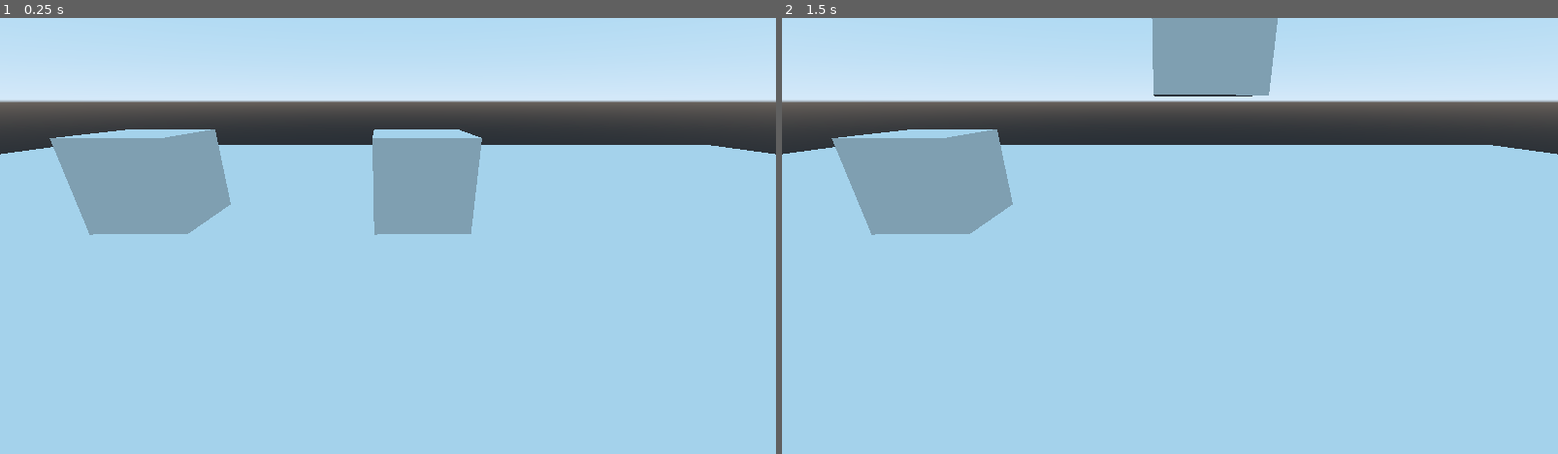
Above: before the commit, frames 1-2 (left to right).
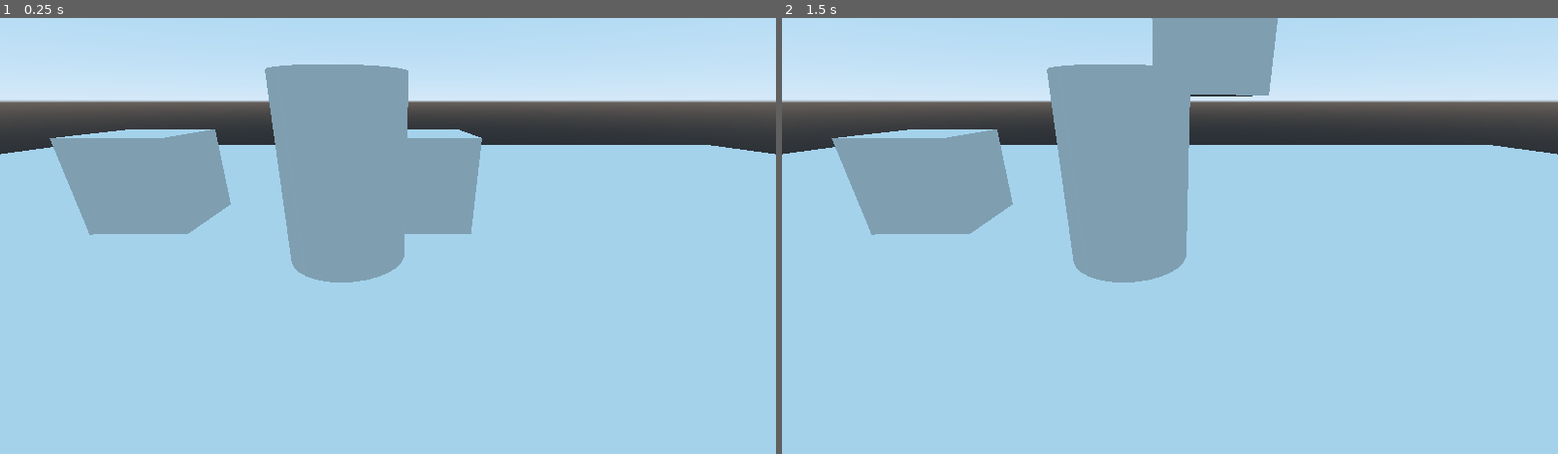
Above: after the commit, the same moments.

Repository: liro-u/epic_game_jam_2022
Game: Godot game, scene res://world/world.tscn
The game is run twice, just before and just after one commit, with the same random seed, the same clock (stepped at 60 frames per second) and the same inputs. This scene is started directly instead of the project's main scene.
Inputs (mouse positions are in pixels of both pictures, inside the frame that each line leads up to):
- Up to frame 1 (0.25 s): no input
- Up to frame 2 (1.5 s): tap Enter at 0.5 s; move the mouse to (1340, 214) at 0.52 s; hold C (action_change_world) 0.53-1.25 s; click (1340, 214) at 0.67 s; tap E (action_interact, bound only after the commit) at 0.8 s; tap Space at 1.25 s; drag from (1014, 257) to (1131, 323) at 1.27 s

The runs differ from the first frame. In frame 1, 7.0% of the frame differs, in the area x 34-53%, y 10-61%; in frame 2, 7.7%.

Commit message:
pnj dialog basic

Diff:
--- a/project.godot
+++ b/project.godot
@@ -160,7 +160,12 @@
 
 action_change_world={
 "deadzone": 0.5,
-"events": [ Object(InputEventKey,"resource_local_to_scene":false,"resource_name":"","device":0,"alt":false,"shift":false,"control":false,"meta":false,"command":false,"pressed":false,"scancode":0,"physical_scancode":67,"unicode":0,"echo":false,"script":null)
+"events": [ Object(InputEventKey,"resource_local_to_scene":false,"resource_name":"","device":0,"alt":false,"shift":false,"control":false,"meta":false,"command":false,"pressed":false,"scancode":67,"physical_scancode":0,"unicode":0,"echo":false,"script":null)
+ ]
+}
+action_interact={
+"deadzone": 0.5,
+"events": [ Object(InputEventKey,"resource_local_to_scene":false,"resource_name":"","device":0,"alt":false,"shift":false,"control":false,"meta":false,"command":false,"pressed":false,"scancode":69,"physical_scancode":0,"unicode":0,"echo":false,"script":null)
  ]
 }
 
--- a/world/PlayerPlaceHolder.gd
+++ b/world/PlayerPlaceHolder.gd
@@ -13,6 +13,7 @@
 		var parent_node = self.get_parent()
 		parent_node.is_up = !parent_node.is_up
 		if parent_node.is_up:
+			# this order is wanted as the last step is always to set to visible
 			for node in get_tree().get_nodes_in_group("DownWorld"):
 				node.visible = false
 			for node in get_tree().get_nodes_in_group("UpWorld"):
@@ -22,3 +23,4 @@
 				node.visible = false
 			for node in get_tree().get_nodes_in_group("DownWorld"):
 				node.visible = true
+		 # TODO call a method on each ellement, might be to heavy ?
--- /dev/null
+++ b/world/pnj.gd
@@ -0,0 +1,25 @@
+extends Spatial
+
+var can_be_interacted = false
+
+
+func _ready():
+	$Dialogue/Sprite3D.visible = false
+	#can_be_interacted = false
+	$DialogueCollisonArea.connect("area_entered", self, "_on_area_entered")
+	$DialogueCollisonArea.connect("area_exited", self,  "_on_area_exited")
+
+
+func _on_area_entered(_element):
+	can_be_interacted = false
+	#$Dialogue/Sprite3D.visible = true
+
+
+func _on_area_exited(_element):
+	can_be_interacted = false
+	$Dialogue/Sprite3D.visible = false
+
+
+func _unhandled_input(event):
+	if Input.is_action_pressed("action_interact") && can_be_interacted:
+		$Dialogue/Sprite3D.visible = true
--- a/world/world.tscn
+++ b/world/world.tscn
@@ -1,10 +1,17 @@
-[gd_scene load_steps=4 format=2]
+[gd_scene load_steps=7 format=2]
 
 [ext_resource path="res://world/world.gd" type="Script" id=1]
 [ext_resource path="res://world/PlayerPlaceHolder.gd" type="Script" id=2]
+[ext_resource path="res://world/pnj.gd" type="Script" id=3]
 
 [sub_resource type="PlaneMesh" id=1]
 size = Vector2( 40, 40 )
+
+[sub_resource type="CylinderShape" id=2]
+radius = 8.0
+
+[sub_resource type="ViewportTexture" id=3]
+viewport_path = NodePath("Pnj/Dialogue/Sprite3D/Viewport")
 
 [node name="world" type="Spatial"]
 script = ExtResource( 1 )
@@ -25,3 +32,41 @@
 [node name="TestObj2" type="CSGBox" parent="." groups=["DownWorld"]]
 transform = Transform( 0.999699, 0, 0.0245543, 0, 1, 0, -0.0245543, 0, 0.999699, 0.691817, 3.6112, -6.9021 )
 visible = false
+
+[node name="Pnj" type="Spatial" parent="."]
+transform = Transform( 1, 0, 0, 0, 1, 0, 0, 0, 1, -0.703403, 1.43919, -5.03336 )
+script = ExtResource( 3 )
+
+[node name="PnjShape" type="CSGCylinder" parent="Pnj"]
+height = 2.924
+sides = 32
+
+[node name="DialogueCollisonArea" type="Area" parent="Pnj"]
+
+[node name="CollisionShape" type="CollisionShape" parent="Pnj/DialogueCollisonArea"]
+shape = SubResource( 2 )
+
+[node name="Dialogue" type="Spatial" parent="Pnj"]
+transform = Transform( 1, 0, 0, 0, 1, 0, 0, 0, 1, 0, 1.92315, 0 )
+
+[node name="Sprite3D" type="Sprite3D" parent="Pnj/Dialogue"]
+transform = Transform( 2, 0, 0, 0, 2, 0, 0, 0, 2, 0, 0, 0 )
+flip_v = true
+texture = SubResource( 3 )
+
+[node name="Viewport" type="Viewport" parent="Pnj/Dialogue/Sprite3D"]
+size = Vector2( 200, 40 )
+
+[node name="ColorRect" type="ColorRect" parent="Pnj/Dialogue/Sprite3D/Viewport"]
+anchor_right = 1.0
+anchor_bottom = 1.0
+size_flags_horizontal = 3
+size_flags_vertical = 3
+color = Color( 0, 0, 0, 1 )
+
+[node name="Label" type="Label" parent="Pnj/Dialogue/Sprite3D/Viewport/ColorRect"]
+anchor_right = 1.0
+anchor_bottom = 1.0
+text = "test"
+align = 1
+valign = 1
